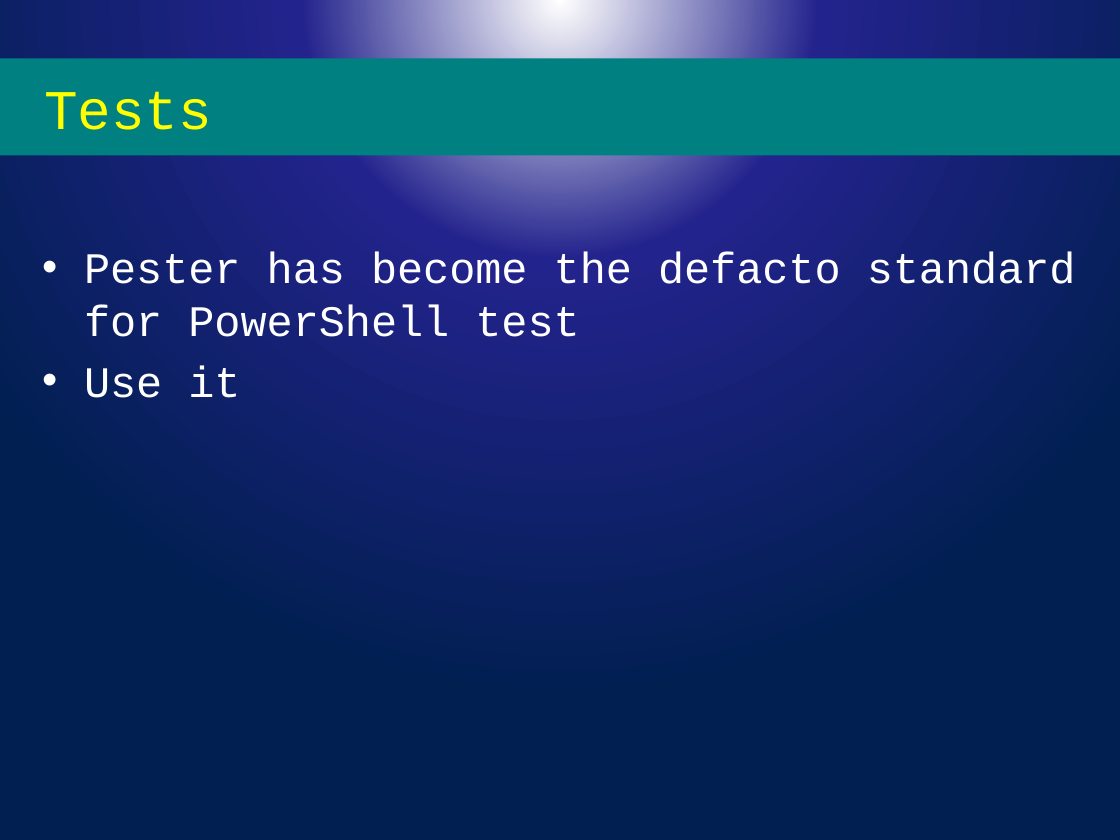
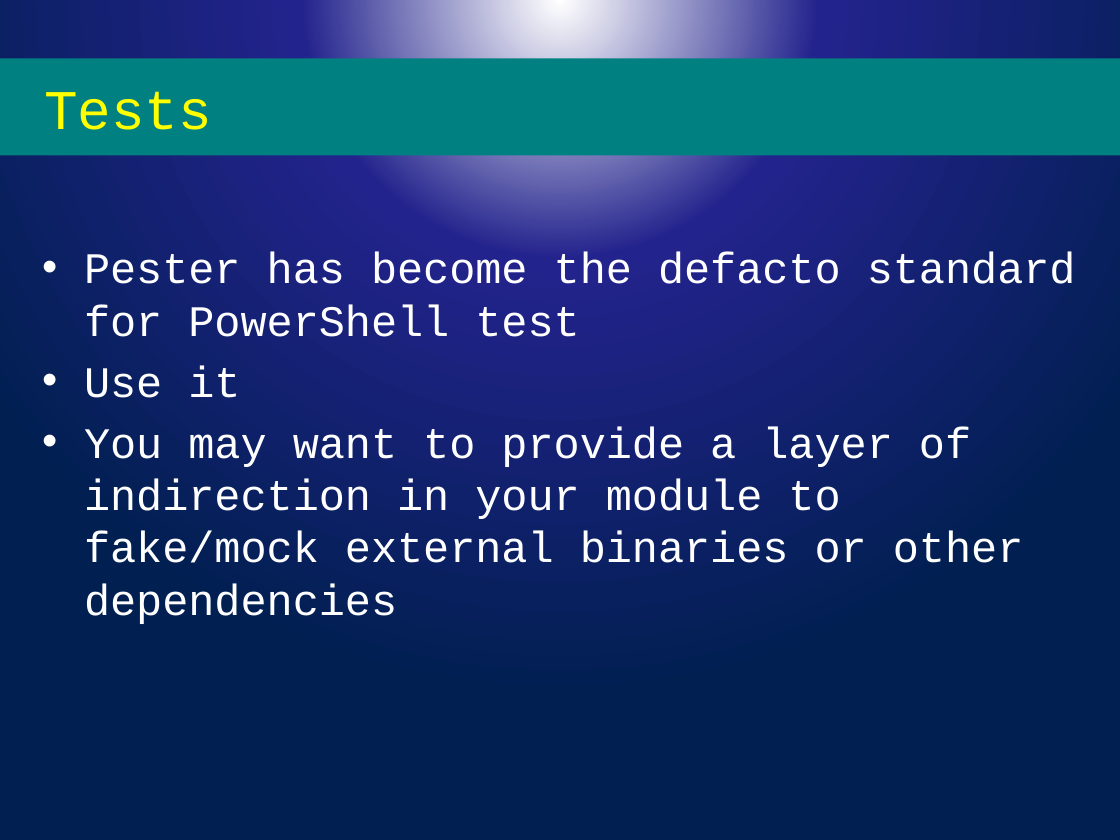
Before and after one commit to powercode/PSConfEU, a slide deck: slide 9 of PSCONFEU_Modules2017.pptx. Drawn at 1120x840 pixels with LibreOffice and Linux fonts; fonts in the diff are those of the drawing; background and template pictures are left out. Boxes give left, top, right and bottom in pixels: in the first picture for what was removed or moved away, otherwise in the second. Text is boxed around its words. In the diff, an @@ line names an element or a change of style, - is before the commit and + after.

```diff
--- a/PSCONFEU_Modules2017.pptx
+++ b/PSCONFEU_Modules2017.pptx
@@ text at (84,426,1024,624): paragraph added @@
+• You may want to provide a layer of indirection in your module to fake/mock external binaries or other dependencies
```
Also in this commit, not shown: 1 other slide changed, 6 other files.
